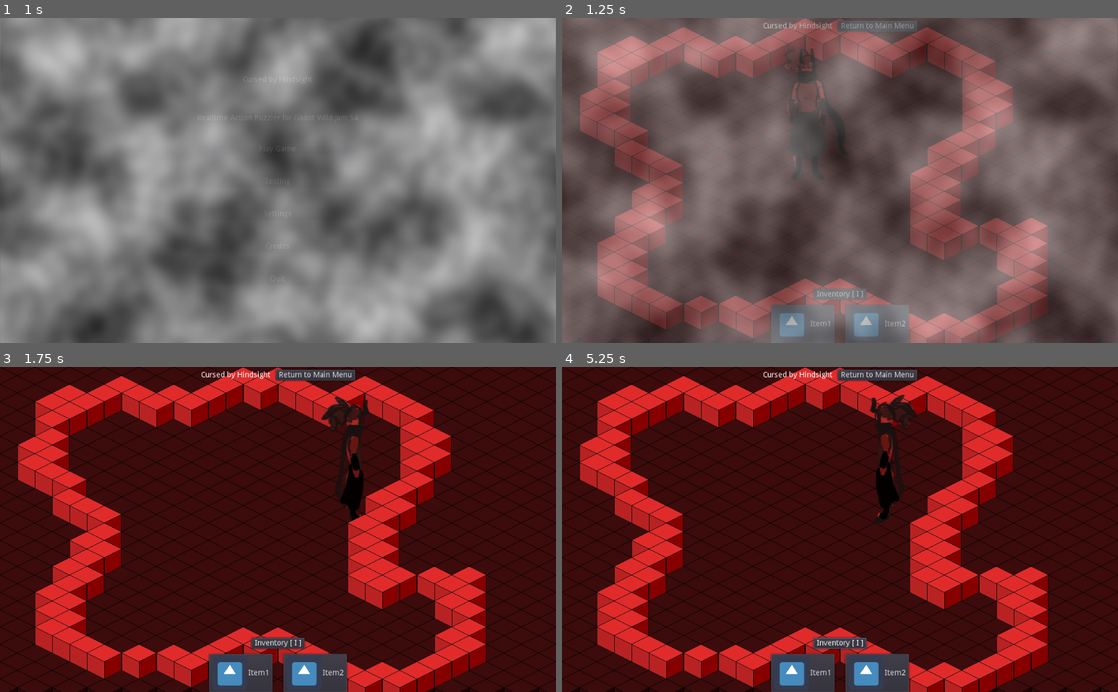
Above: before the commit, frames 1-4 (two rows, left to right).
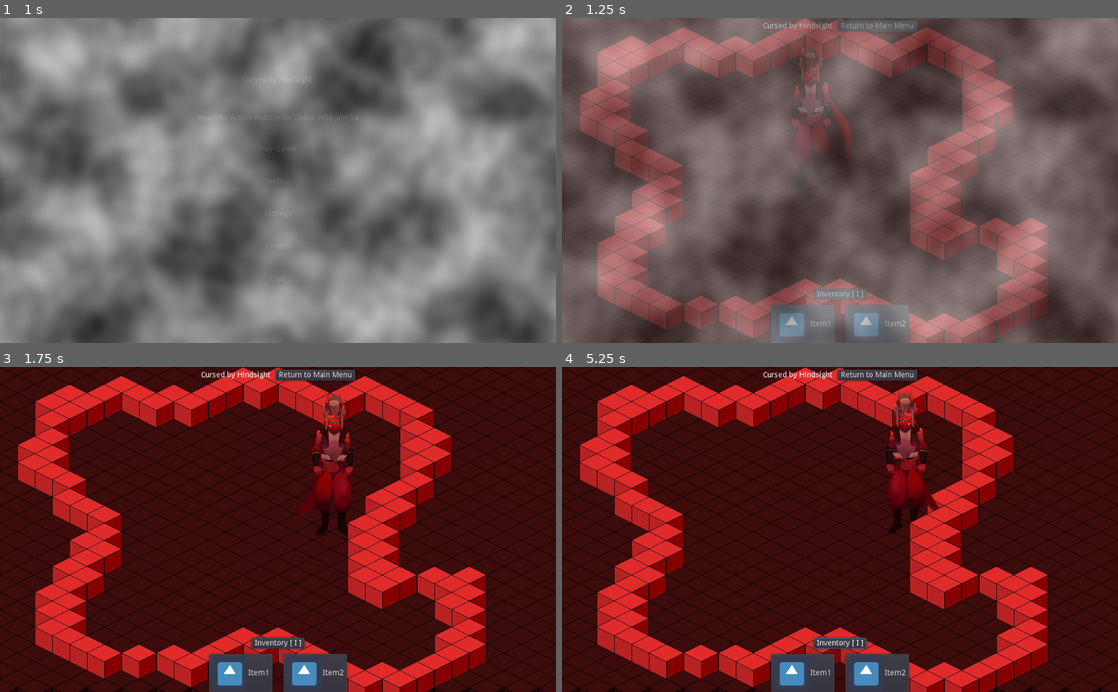
Above: after the commit, the same moments.

Repository: IMAFIREHAZARD/GWJ-54-Solid-Gold
Game: Godot game, scene res://Main.tscn
Same seed, same stepped clock (60 frames per second), same inputs: the game is played once before the commit and once after it. The engine's default icon, where the game draws it, is replaced by a stand-in: a white triangle on a blue panel in a dark square. Sound files missing from this copy of the repository are replaced by a short silence.
Inputs (mouse positions are in pixels of both pictures, inside the frame that each line leads up to):
- Up to frame 1 (1 s): click "Play Game" at 0.5 s
- Up to frame 2 (1.25 s): no input
- Up to frame 3 (1.75 s): tap Enter at 1.25 s; move the mouse to (400, 513) at 1.27 s; hold D (move_right) from 1.28 s (still down); click (400, 513) at 1.42 s
- Up to frame 4 (5.25 s): release D (move_right) at 2 s; drag from (728, 545) to (812, 594) at 2.02 s; move the mouse to (895, 458) at 2.77 s; hold D (move_right) 2.78-3.5 s; click "Inventory [ I ]" at 3.5 s; drag from (812, 594) to (673, 480) at 4.27 s; tap Space at 5 s; move the mouse to (1006, 578) at 5.02 s; hold A (move_left) from 5.03 s (still down)

Frame 1 is identical in both runs. In frame 2, 1.2% of the frame differs, in the area x 39-53%, y 8-47%; in frame 3, 2.5%; in frame 4, 2.6%, in the area x 55-68%, y 7-52%.

Commit message:
spritesheet for kyveri

Diff:
--- a/scenes/player/Player.tscn
+++ b/scenes/player/Player.tscn
@@ -1,8 +1,9 @@
-[gd_scene load_steps=11 format=2]
+[gd_scene load_steps=37 format=2]
 
 [ext_resource path="res://scenes/player/Player.gd" type="Script" id=1]
 [ext_resource path="res://GUI/HUD.tscn" type="PackedScene" id=2]
 [ext_resource path="res://assets/test_art/Player_base.png" type="Texture" id=3]
+[ext_resource path="res://Scenes/player/Player_base_spritesheet.png" type="Texture" id=4]
 
 [sub_resource type="CircleShape2D" id=1]
 radius = 32.0156
@@ -32,11 +33,141 @@
 atlas = ExtResource( 3 )
 region = Rect2( 181, 0, 181, 254 )
 
+[sub_resource type="AtlasTexture" id=8]
+flags = 4
+atlas = ExtResource( 4 )
+region = Rect2( 0, 0, 194, 285 )
+
+[sub_resource type="AtlasTexture" id=9]
+flags = 4
+atlas = ExtResource( 4 )
+region = Rect2( 194, 0, 194, 285 )
+
+[sub_resource type="AtlasTexture" id=10]
+flags = 4
+atlas = ExtResource( 4 )
+region = Rect2( 388, 0, 194, 285 )
+
+[sub_resource type="AtlasTexture" id=11]
+flags = 4
+atlas = ExtResource( 4 )
+region = Rect2( 582, 0, 194, 285 )
+
+[sub_resource type="AtlasTexture" id=12]
+flags = 4
+atlas = ExtResource( 4 )
+region = Rect2( 776, 0, 194, 285 )
+
+[sub_resource type="AtlasTexture" id=13]
+flags = 4
+atlas = ExtResource( 4 )
+region = Rect2( 0, 285, 194, 285 )
+
+[sub_resource type="AtlasTexture" id=14]
+flags = 4
+atlas = ExtResource( 4 )
+region = Rect2( 194, 285, 194, 285 )
+
+[sub_resource type="AtlasTexture" id=15]
+flags = 4
+atlas = ExtResource( 4 )
+region = Rect2( 388, 285, 194, 285 )
+
+[sub_resource type="AtlasTexture" id=16]
+flags = 4
+atlas = ExtResource( 4 )
+region = Rect2( 582, 285, 194, 285 )
+
+[sub_resource type="AtlasTexture" id=17]
+flags = 4
+atlas = ExtResource( 4 )
+region = Rect2( 776, 285, 194, 285 )
+
+[sub_resource type="AtlasTexture" id=18]
+flags = 4
+atlas = ExtResource( 4 )
+region = Rect2( 0, 570, 194, 285 )
+
+[sub_resource type="AtlasTexture" id=19]
+flags = 4
+atlas = ExtResource( 4 )
+region = Rect2( 194, 570, 194, 285 )
+
+[sub_resource type="AtlasTexture" id=20]
+flags = 4
+atlas = ExtResource( 4 )
+region = Rect2( 388, 570, 194, 285 )
+
+[sub_resource type="AtlasTexture" id=21]
+flags = 4
+atlas = ExtResource( 4 )
+region = Rect2( 582, 570, 194, 285 )
+
+[sub_resource type="AtlasTexture" id=22]
+flags = 4
+atlas = ExtResource( 4 )
+region = Rect2( 776, 570, 194, 285 )
+
+[sub_resource type="AtlasTexture" id=23]
+flags = 4
+atlas = ExtResource( 4 )
+region = Rect2( 0, 855, 194, 285 )
+
+[sub_resource type="AtlasTexture" id=24]
+flags = 4
+atlas = ExtResource( 4 )
+region = Rect2( 194, 855, 194, 285 )
+
+[sub_resource type="AtlasTexture" id=25]
+flags = 4
+atlas = ExtResource( 4 )
+region = Rect2( 388, 855, 194, 285 )
+
+[sub_resource type="AtlasTexture" id=26]
+flags = 4
+atlas = ExtResource( 4 )
+region = Rect2( 582, 855, 194, 285 )
+
+[sub_resource type="AtlasTexture" id=27]
+flags = 4
+atlas = ExtResource( 4 )
+region = Rect2( 776, 855, 194, 285 )
+
+[sub_resource type="AtlasTexture" id=28]
+flags = 4
+atlas = ExtResource( 4 )
+region = Rect2( 0, 1140, 194, 285 )
+
+[sub_resource type="AtlasTexture" id=29]
+flags = 4
+atlas = ExtResource( 4 )
+region = Rect2( 194, 1140, 194, 285 )
+
+[sub_resource type="AtlasTexture" id=30]
+flags = 4
+atlas = ExtResource( 4 )
+region = Rect2( 388, 1140, 194, 285 )
+
+[sub_resource type="AtlasTexture" id=31]
+flags = 4
+atlas = ExtResource( 4 )
+region = Rect2( 582, 1140, 194, 285 )
+
+[sub_resource type="AtlasTexture" id=32]
+flags = 4
+atlas = ExtResource( 4 )
+region = Rect2( 776, 1140, 194, 285 )
+
 [sub_resource type="SpriteFrames" id=7]
 animations = [ {
 "frames": [ SubResource( 2 ), SubResource( 3 ), SubResource( 4 ), SubResource( 5 ), SubResource( 6 ) ],
 "loop": true,
 "name": "default",
+"speed": 5.0
+}, {
+"frames": [ SubResource( 8 ), SubResource( 9 ), SubResource( 10 ), SubResource( 11 ), SubResource( 12 ), SubResource( 13 ), SubResource( 14 ), SubResource( 15 ), SubResource( 16 ), SubResource( 17 ), SubResource( 18 ), SubResource( 19 ), SubResource( 20 ), SubResource( 21 ), SubResource( 22 ), SubResource( 23 ), SubResource( 24 ), SubResource( 25 ), SubResource( 26 ), SubResource( 27 ), SubResource( 28 ), SubResource( 29 ), SubResource( 30 ), SubResource( 31 ), SubResource( 32 ) ],
+"loop": true,
+"name": "idle",
 "speed": 5.0
 } ]
 
@@ -54,5 +185,8 @@
 [node name="AnimatedSprite" type="AnimatedSprite" parent="."]
 position = Vector2( 0, -64 )
 frames = SubResource( 7 )
+animation = "idle"
 
 [node name="HUD" parent="." instance=ExtResource( 2 )]
+
+[node name="AnimationPlayer" type="AnimationPlayer" parent="."]
Binary file added: Scenes/player/Player_base_spritesheet.png
Not shown, added: Scenes/player/Player_base_spritesheet.png.import
Not shown, changed: .gitignore
